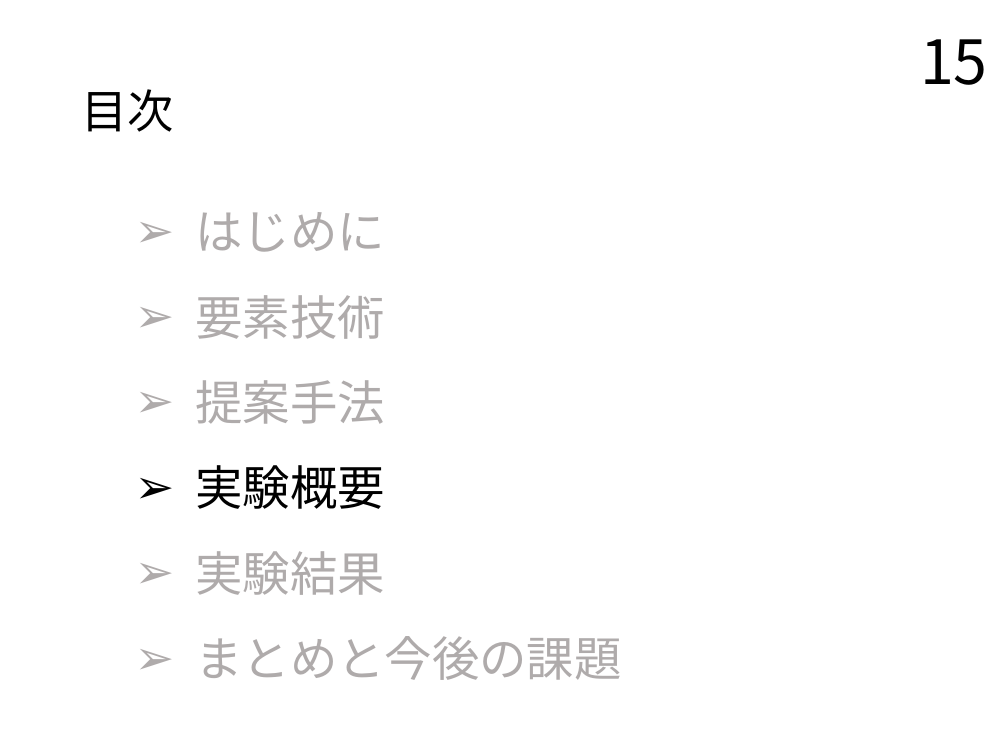
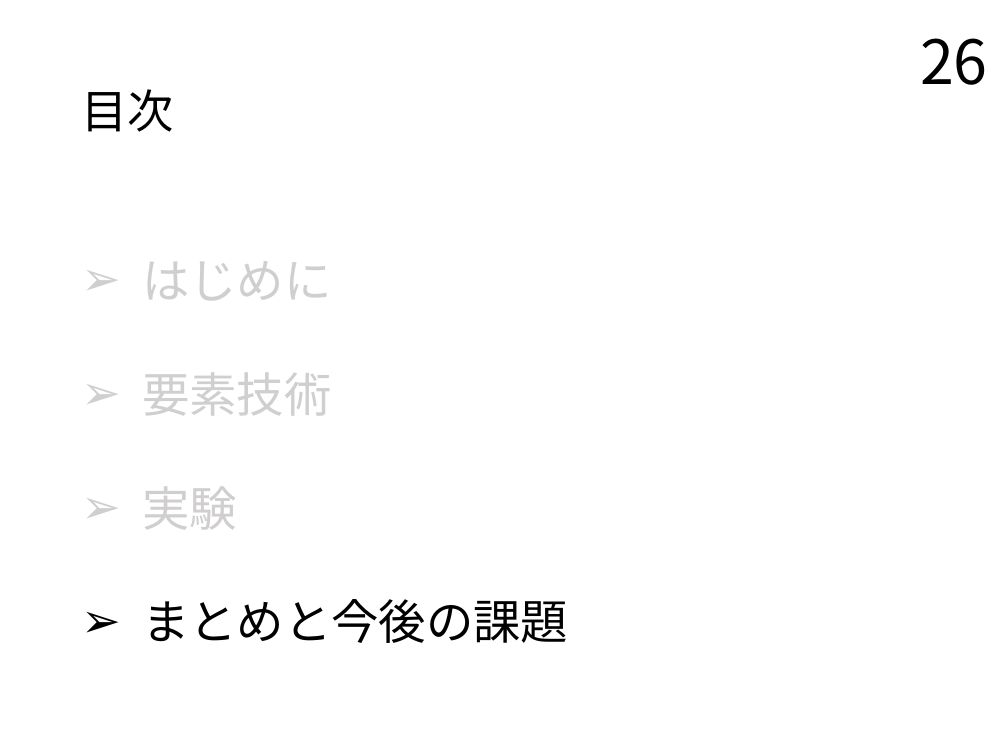
Before and after one commit to TairaTomotaka/kadai, a slide deck: slide 26 of prsn/20230124_prsn_taira.pptx (slide 15 before the commit). Drawn at 1008x756 pixels with LibreOffice and Linux fonts; fonts in the diff are those of the drawing. Boxes give left, top, right and bottom in pixels: in the first picture for what was removed or moved away, otherwise in the second. Text is boxed around its words. In the diff, an @@ line names an element or a change of style, - is before the commit and + after.

```diff
--- a/prsn/20230124_prsn_taira.pptx
+++ b/prsn/20230124_prsn_taira.pptx
@@ page number at (x1=920, y1=38, x2=988, y2=85): text changed @@
-15
+26
@@ text "はじめに" moved from (x1=196, y1=212, x2=622, y2=680) to (x1=142, y1=261, x2=568, y2=643) @@
@@ text at (x1=142, y1=261, x2=568, y2=643): text colour #AFABAB to #D0CECE in "はじめに", "要素技術"; text colour #AFABAB to #000000 in "まとめと今後の課題"; line spacing 1.5 to 2 @@
@@ text at (x1=142, y1=486, x2=237, y2=529): text changed; text colour #AFABAB to #D0CECE @@
-➢ 提案手法
-➢ 実験概要
-➢ 実験結果
+➢ 実験
```
Also in this commit, not shown: 27 other slides changed, 2 slides removed, 5 other files.
